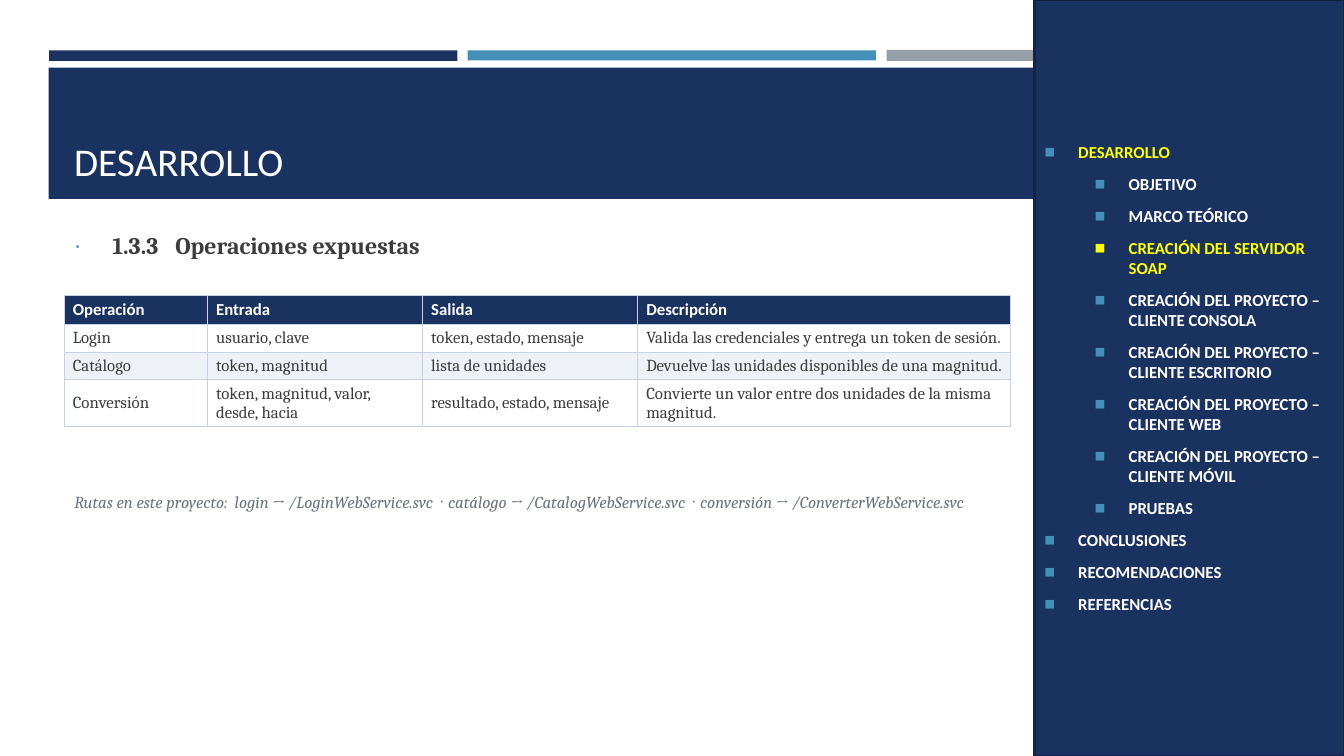
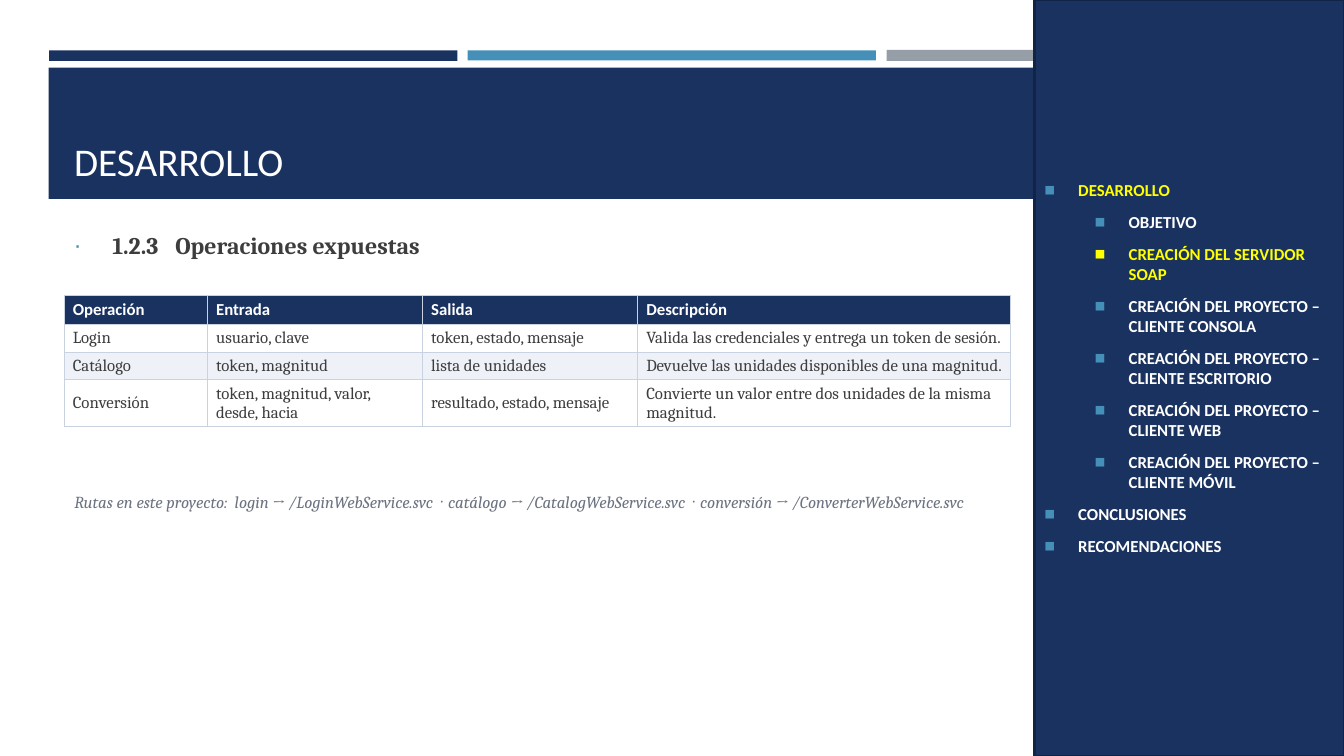
Before and after one commit to IMarcusDev/TI.1.2.-PAO202651_SOAP_DOTNET_SINBDD_NRC_36883_GR04, a slide deck: slide 6 of 05. DOCUMENTACION/PRESENTACION TI.1.2. SOAP sin BDD en DOTNET GR4.pptx (slide 10 before the commit). Drawn at 1344x756 pixels with LibreOffice and Linux fonts; fonts in the diff are those of the drawing. Boxes give left, top, right and bottom in pixels: in the first picture for what was removed or moved away, otherwise in the second. Text is boxed around its words. In the diff, an @@ line names an element or a change of style, - is before the commit and + after.

```diff
--- a/05. DOCUMENTACION/PRESENTACION TI.1.2. SOAP sin BDD en DOTNET GR4.pptx
+++ b/05. DOCUMENTACION/PRESENTACION TI.1.2. SOAP sin BDD en DOTNET GR4.pptx
@@ text in rectangle at [1129, 209, 1249, 222]: paragraph removed @@
-  ◼ MARCO TEÓRICO
@@ text at [112, 237, 420, 259]: text changed @@
-∙ 1.3.3 Operaciones expuestas
+∙ 1.2.3 Operaciones expuestas
@@ text in rectangle at [1129, 503, 1193, 514]: paragraph removed @@
-  ◼ PRUEBAS
@@ text in rectangle at [1078, 599, 1172, 610]: paragraph removed @@
-◼ REFERENCIAS
```
Also in this commit, not shown: 21 other slides changed, 7 slides removed.
